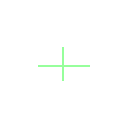
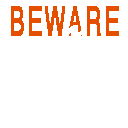
The second 128×128 image is a revision of the first. Changes to its layers:
removed layer "Layer 1" over (x1=38, y1=47, x2=90, y2=81)
added layer "BEWARE" above "Background" over (x1=11, y1=6, x2=119, y2=36)
